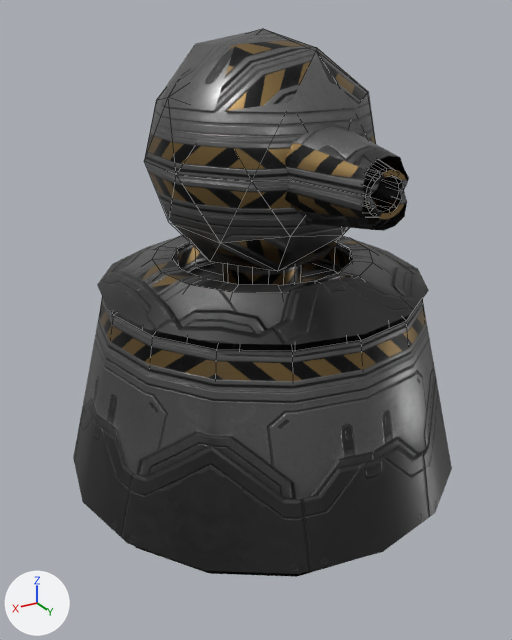
One commit to the Blender file 3d-src/turret.blend: the scene before it, then after it.
One viewpoint serves both versions: a 50 mm lens placed at (2.82, 4.6, 3.47), pointed at (0.17, 0.18, 1.26). Lighting does not change. The marker at lower left points along +X, +Y and +Z. The picture after the commit comes second. Mesh edges are drawn as thin lines.

Names of what the first picture shows: 'Base', 'Head'.
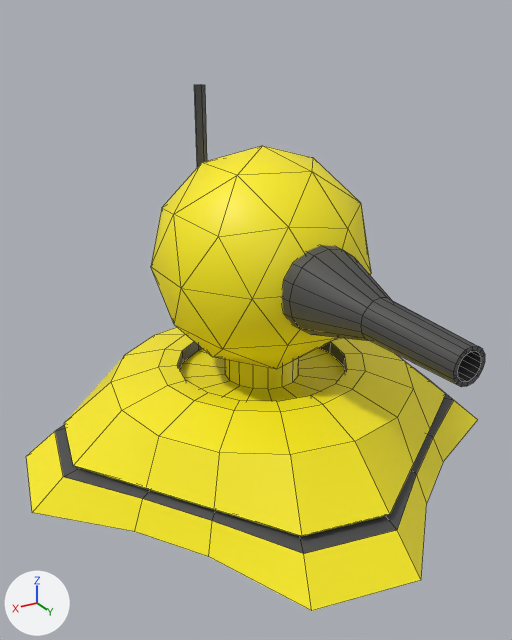
The edits, one by one:
Material 'blck' (mat_blck) is new.
Its base color is (0.0712, 0.0712, 0.0712) (dark grey #4b4b4b).
Material 'Material.001' (mat_material_001) is new.
Its base color is (1.0, 0.866, 0.00663) (yellow #ffef13).
me_icosphere is used by ob_head; location (0.0, 0.0, 2.493); rotation (0.0, 0.0, 3.142), in degrees (0, 0, 180); scale (1.57, 1.57, 1.57).
me_icosphere had 106 vertices, 130 faces and spanned x -0.538..0.538, y -0.889..0.566, z -0.566..0.566.
me_icosphere now has 164 vertices, 185 faces and spans x -0.538..0.538, y -1.402..0.566, z -0.566..0.834.
me_icosphere part 1: a new loose piece, a 5-sided cylinder along z spanning x -0.237..-0.185, y 0.207..0.257, z 0.347..0.834, in mat_blck (dark grey #4b4b4b).
Part 2, on me_icosphere:
16 vertices are removed from x -0.095..0.095, y -0.889, z -0.098..0.092.
32 faces are deleted.
16 vertices in x -0.072..0.072, y -0.889, z -0.075..0.069 move by (0.0, -0.021, 0.0).
16 vertices move from x -0.221..0.221, y -0.327, z -0.224..0.218 to x -0.207..0.207, y -0.487, z -0.209..0.204.
64 vertices are added at x -0.203..0.203, y -1.402..-0.554, z -0.205..0.2.
80 new faces join them, mat_blck (dark grey #4b4b4b).
me_icosphere part 3: 81 faces spanning x -0.538..0.538, y -0.566..0.566, z -0.566..0.566 switch from mat_sci_fi_panel to mat_material_001 (yellow #ffef13).
me_icosphere part 4: 17 faces spanning x -0.207..0.207, y -0.91..-0.487, z -0.209..0.204 switch from mat_sci_fi_panel to mat_blck (dark grey #4b4b4b).
me_cylinder is used by ob_base; location (0.0, 0.0, 0.712); scale (1.57, 1.57, 1.57).
me_cylinder had 112 vertices, 98 faces and spanned x -1.0..1.0, y -1.0..1.0, z -0.48..0.89.
me_cylinder now has 160 vertices, 146 faces and spans x -1.3..1.3, y -1.3..1.3, z -0.48..0.89.
Part 5, on me_cylinder:
16 faces are deleted.
8 vertices move from x -1.0..1.0, y -1.0..1.0, z -0.48 to x -1.3..1.3, y -1.3..1.3, z -0.48.
48 vertices are added at x -1.13..1.13, y -1.13..1.13, z -0.15..-0.04.
32 new faces join them, mat_material_001 (yellow #ffef13).
32 new faces join them, mat_blck (dark grey #4b4b4b).
me_cylinder part 6: 66 faces spanning x -1.3..1.3, y -1.3..1.3, z -0.48..0.89 switch from mat_sci_fi_panel to mat_material_001 (yellow #ffef13).
me_cylinder part 7: 16 faces spanning x -0.46..0.46, y -0.46..0.46, z 0.48..0.65 switch from mat_sci_fi_panel to mat_blck (dark grey #4b4b4b).
Object 'Head' (ob_head) moves from (0.0, 0.0, 2.493) to (0.0, 0.0, 1.685).
Object 'Base' (ob_base) moves from (0.0, 0.0, 0.712) to (0.0, 0.0, 0.352).
Object 'Base' (ob_base) is rescaled from (1.57, 1.57, 1.57) to (1.57, 1.57, 0.677).

What differs and where, as boxes [x1, y1, x2, y2] in the pictures (512 x 640 px):
'Base', reshaped, moved, rescaled (19% wider, 17% shorter)
    before: [73, 234, 452, 577]
    after: [26, 327, 478, 611]
'Head', reshaped, moved (26% wider, 25% taller)
    before: [144, 29, 409, 272]
    after: [151, 84, 485, 387]
part 1 of me_icosphere, added
    after: [194, 84, 207, 167]
part 2 of me_icosphere, reshaped
    before: [285, 123, 409, 231]
    after: [282, 245, 485, 387]
part 3 of me_icosphere, recoloured (lighter)
    before: [144, 29, 376, 272]
    after: [151, 146, 371, 369]
part 4 of me_icosphere, recoloured
    before: [363, 176, 398, 201]
part 5 of me_cylinder, cut back
    before: [73, 247, 452, 577]
    after: [26, 354, 478, 611]
part 6 of me_cylinder, recoloured
    before: [97, 234, 429, 577]
    after: [111, 327, 413, 455]
part 7 of me_cylinder, recoloured
    before: [173, 242, 351, 293]
    after: [177, 342, 346, 372]
